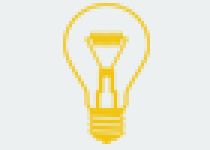
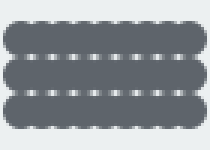
The second 210 × 150 image is a revision of the first. Changes to its layers:
added layer "Ellipse 1 copie 2" above "-1" over box(3, 21, 207, 129)
hid "Calque 2" over box(63, 3, 150, 144)
hid "Calque 1" over box(3, 3, 207, 144)
